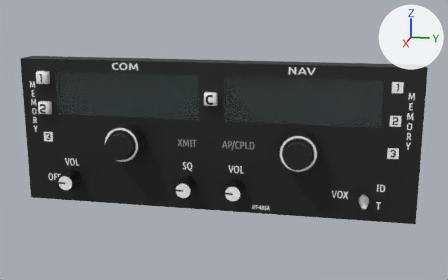
The Blender file Models/Interior/Panel/Avionics/com-nav/com-nav-2.blend as it was, and as the next commit left it.
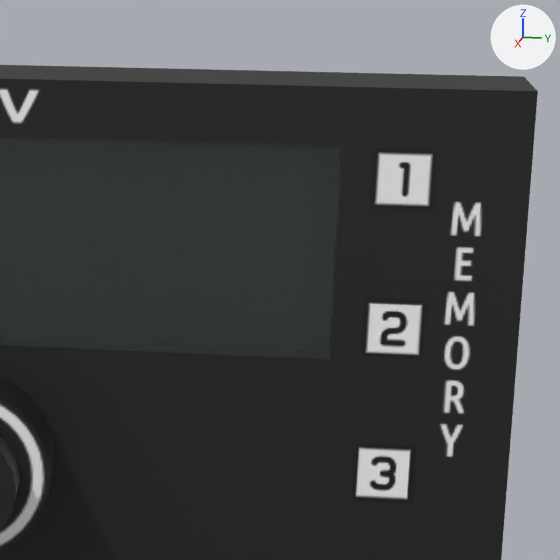
The first picture shows the older version from a camera (50 mm lens) standing at (0.2342, 0.0519, 0.0582) and looking at (0.0003, 0.0051, -0.0003). The close-ups show both versions on the part from 69% to 97% of the width and 17% to 62% of the height of that picture; other places that the commit changed are outside them. Lighting does not change. The marker at upper right points along +X, +Y and +Z.

The scene before the commit, as lines of its bpy script (objects in view):
```python
me_cube_004 = bpy.data.meshes.new('Cube.004')
me_cube_004.from_pydata(...)  # 16 vertices, 13 faces; spans x -0.0015..0.0015, y -0.0025..0.0025, z -0.0025..0.0025
me_cube_004.polygons.foreach_set('use_smooth', [True] * 13)
me_cube_004.materials.append(mat_buttonmaterial)  # picture img_com_nav_png
me_cube_005 = bpy.data.meshes.new('Cube.005')
me_cube_005.from_pydata(...)  # 16 vertices, 13 faces; spans x -0.0015..0.0015, y -0.0025..0.0025, z -0.0025..0.0025
me_cube_005.polygons.foreach_set('use_smooth', [True] * 13)
me_cube_005.materials.append(mat_buttonmaterial)  # picture img_com_nav_png
me_cube_006 = bpy.data.meshes.new('Cube.006')
me_cube_006.from_pydata(...)  # 16 vertices, 13 faces; spans x -0.0015..0.0015, y -0.0025..0.0025, z -0.0025..0.0025
me_cube_006.polygons.foreach_set('use_smooth', [True] * 13)
me_cube_006.materials.append(mat_buttonmaterial)  # picture img_com_nav_png
me_plane = bpy.data.meshes.new('Plane')
me_plane.from_pydata(...)  # 28 vertices, 15 faces; spans x -0.01..0.0, y -0.08..0.08, z -0.03..0.03
me_plane.materials.append(mat_casematerial)  # black #000000
ob_case = bpy.data.objects.new('Case', me_plane)
ob_case.location = (0.0, 0.0, 0.0)
ob_navmemory1button = bpy.data.objects.new('NAVMemory1Button', me_cube_004)
ob_navmemory1button.location = (0.0015, 0.07, 0.0225)
ob_navmemory1button.hide_set(True)
ob_navmemory2button = bpy.data.objects.new('NAVMemory2Button', me_cube_005)
ob_navmemory2button.location = (0.0015, 0.07, 0.01)
ob_navmemory2button.hide_set(True)
ob_navmemory3button = bpy.data.objects.new('NAVMemory3Button', me_cube_006)
ob_navmemory3button.location = (0.0015, 0.07, -0.0025)
ob_navmemory3button.hide_set(True)
# also in view: 'Glass' at (0.0, 0.0, 0.0161); 'NAVFreqKnobMHz' at (0.0037, 0.035, -0.0025); 'Face.' at (0.0, 0.0, 0.0); 'NAVFreqKnobKHz' at (0.0062, 0.035, -0.0025)
```
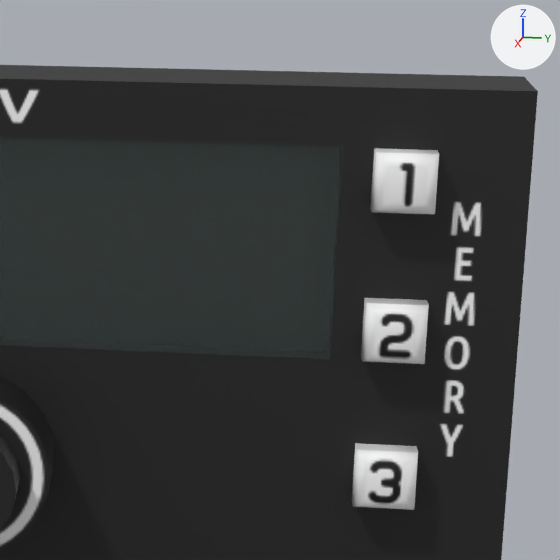
The change, as a list of edits to the scene's bpy script:
```text
Change ob_navmemory1button:
    remove ob_navmemory1button.hide_set(True)
Change ob_navmemory2button:
    remove ob_navmemory2button.hide_set(True)
Change ob_navmemory3button:
    remove ob_navmemory3button.hide_set(True)
```

Location of each change, [x1, y1, x2, y2] in pixels of the close-ups (560 x 560 px):
'NAVMemory1Button', shown: after [370, 148, 439, 215]
'NAVMemory2Button', shown: after [361, 298, 429, 364]
'NAVMemory3Button', shown: after [352, 443, 418, 510]
